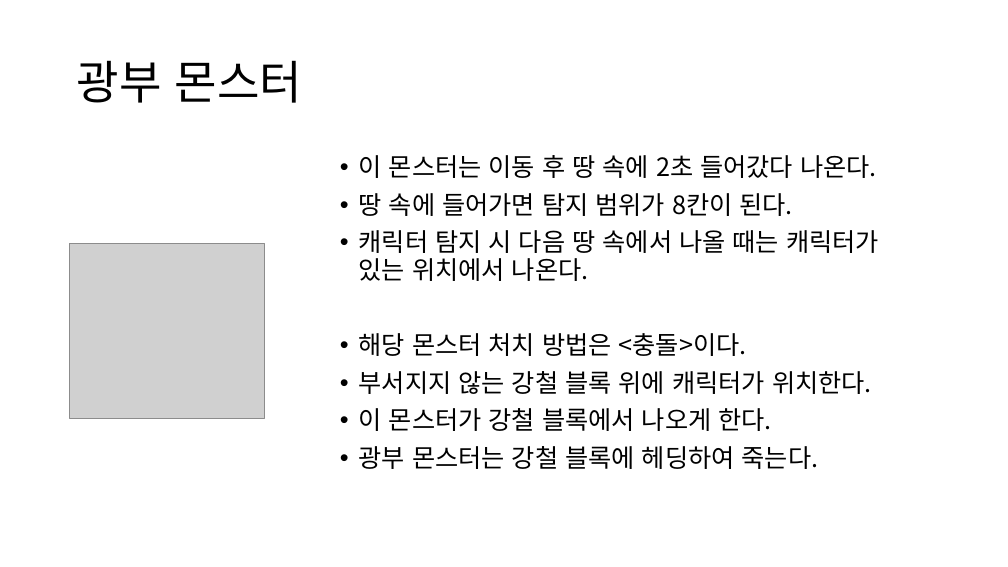
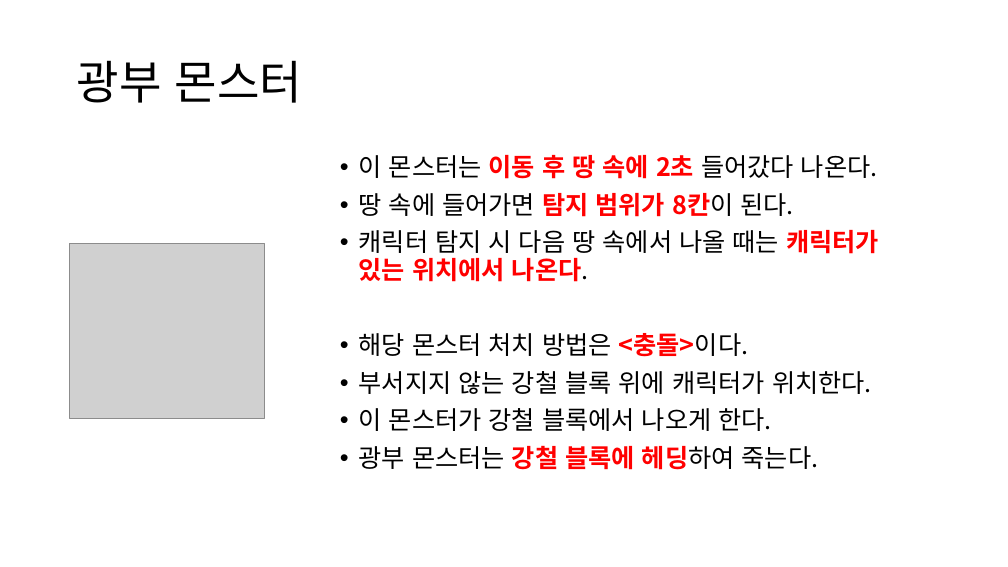
Before and after one commit to yimgunho/Witch_of_Time, a slide deck: slide 3 of 시간의 마녀_몬스터 기획.pptx. Drawn at 1008x567 pixels with LibreOffice and Linux fonts; fonts in the diff are those of the drawing; grey boxes stand for pictures. Boxes give left, top, right and bottom in pixels: in the first picture for what was removed or moved away, otherwise in the second. Text is boxed around its words. In the diff, an @@ line names an element or a change of style, - is before the commit and + after.

Commit message:
몬스터 기획 2

```diff
--- a/시간의 마녀_몬스터 기획.pptx
+++ b/시간의 마녀_몬스터 기획.pptx
@@ text at <box>359,155,879,470</box>: text colour #000000 to #FF0000, bold on in "이동 후 땅 속에 2초", "탐지 범위가 8칸이", "캐릭터가 있는 위치에서 나온다.", "<충돌>이다." and 1 more places @@
```
Also in this commit, not shown: 4 other slides changed, 2 slides added.
